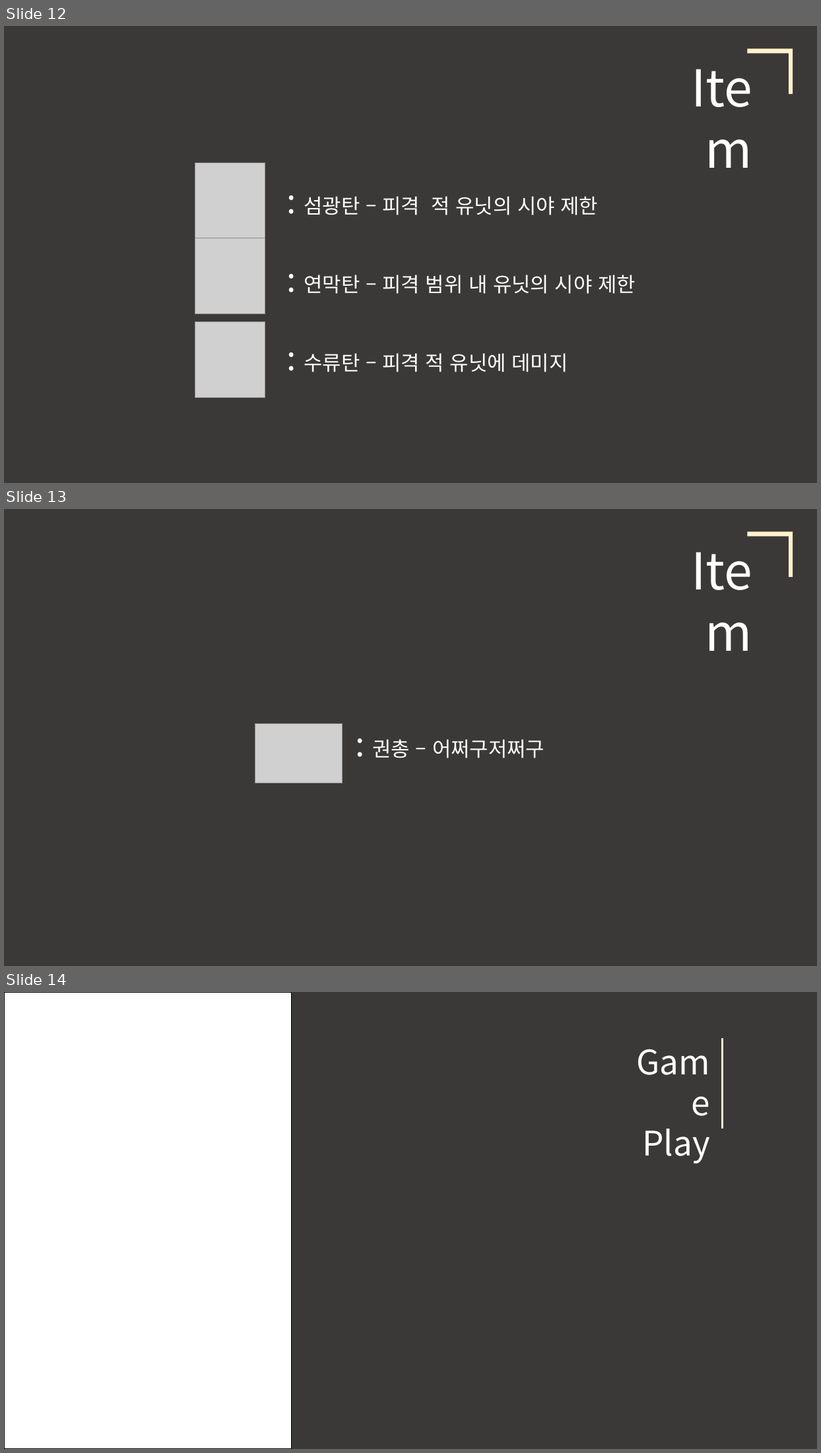
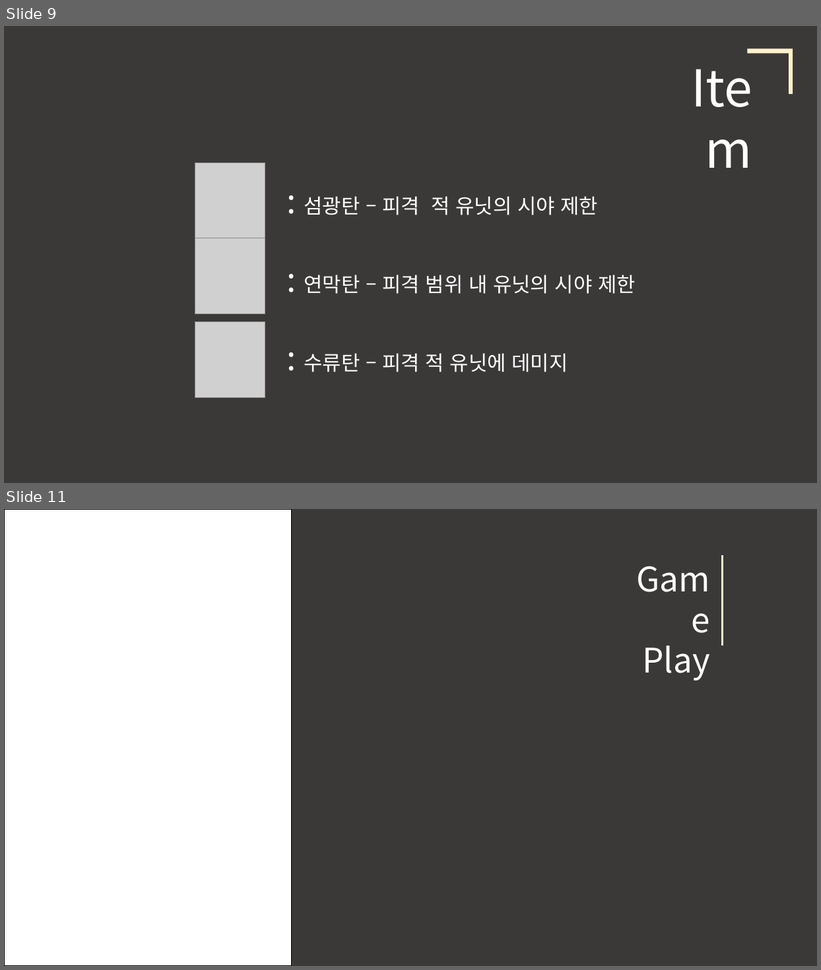
Before and after one commit to robin-maki/ABneBA, a slide deck: ABneBA_Presentation.pptx. Shown one above the other, each under a label of ours: slides 12, 13 and 14 before the commit, slides 9 and 11 after it; the slides between them are not shown. The pictures are 821x1453 and 821x970 pixels, drawn with LibreOffice and Linux fonts; fonts in the diff are those of the drawing; grey boxes stand for pictures. Boxes give left, top, right and bottom in pixels: in the first picture for what was removed or moved away, otherwise in the second. Text is boxed around its words. In the diff, an @@ line names an element or a change of style, - is before the commit and + after.

```diff
--- a/ABneBA_Presentation.pptx
+++ b/ABneBA_Presentation.pptx
@@ slide 13 removed at [4,509,817,966], background #3B3838 @@
@@ text removed at [645,537,759,604] @@
-Item
@@ corner removed at [748,531,793,577] @@
@@ picture removed at [255,724,343,784] @@
@@ text removed at [373,739,545,758] @@
-: 권총 – 어쩌구저쩌구
@@ what was slide 12 is now slide 9 @@
@@ what was slide 14 is now slide 11 @@
```
Also in this commit, not shown: 2 slides changed, 1 slide added, 3 other slides removed.
